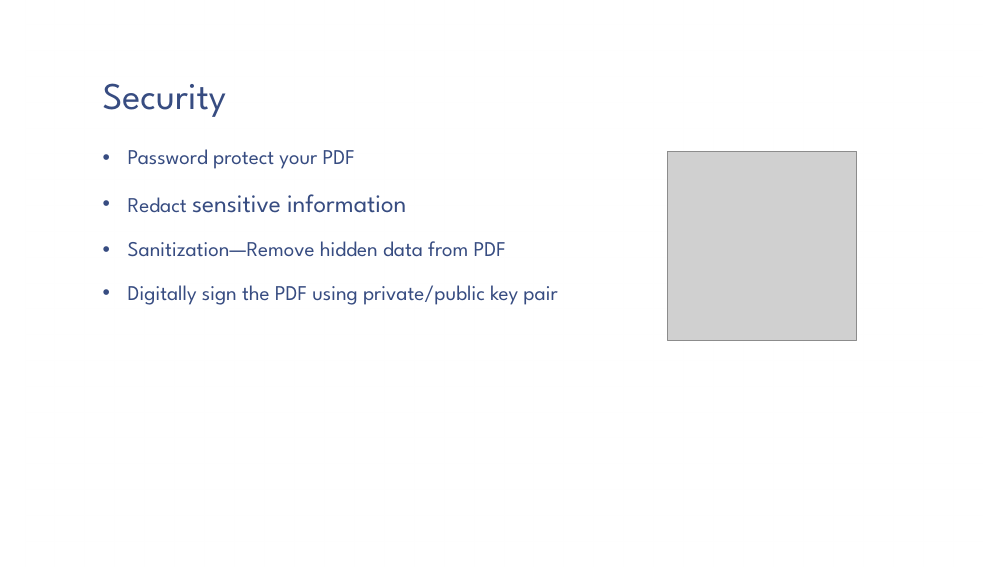
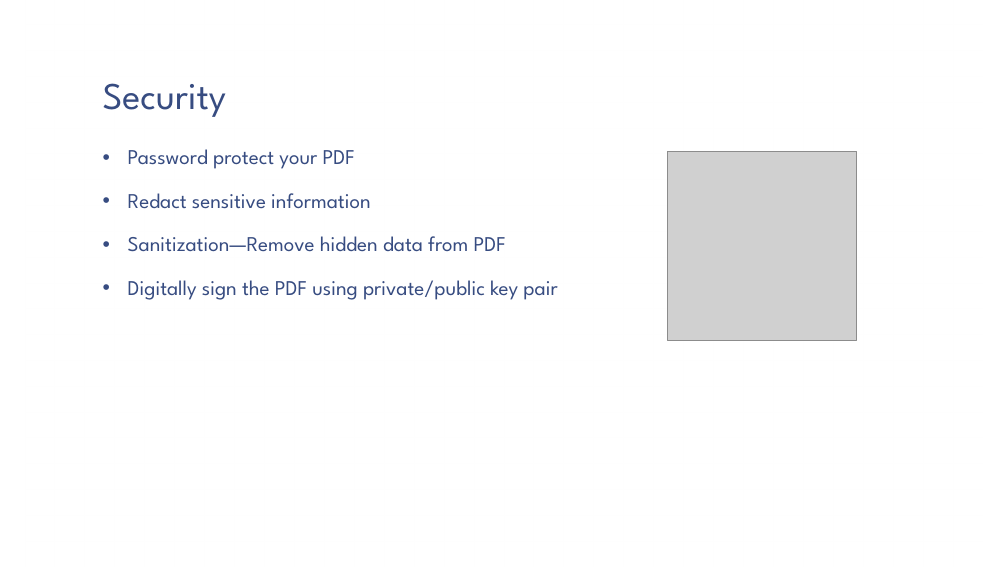
Before and after one commit to cfclick/CFSummit2016, a slide deck: slide 5 of powerpoint/SmartPDF/Don't Just PDF.pptx. Drawn at 1008x567 pixels with LibreOffice and Linux fonts; fonts in the diff are those of the drawing; grey boxes stand for pictures; background and template pictures are left out. Boxes give left, top, right and bottom in pixels: in the first picture for what was removed or moved away, otherwise in the second. Text is boxed around its words. In the diff, an @@ line names an element or a change of style, - is before the commit and + after.

```diff
--- a/powerpoint/SmartPDF/Don't Just PDF.pptx
+++ b/powerpoint/SmartPDF/Don't Just PDF.pptx
@@ text at box(128, 193, 371, 209): size 24 to 20 pt in "sensitive information" @@
```
Also in this commit, not shown: 6 other slides changed, 8 slides removed, 5 other files.
